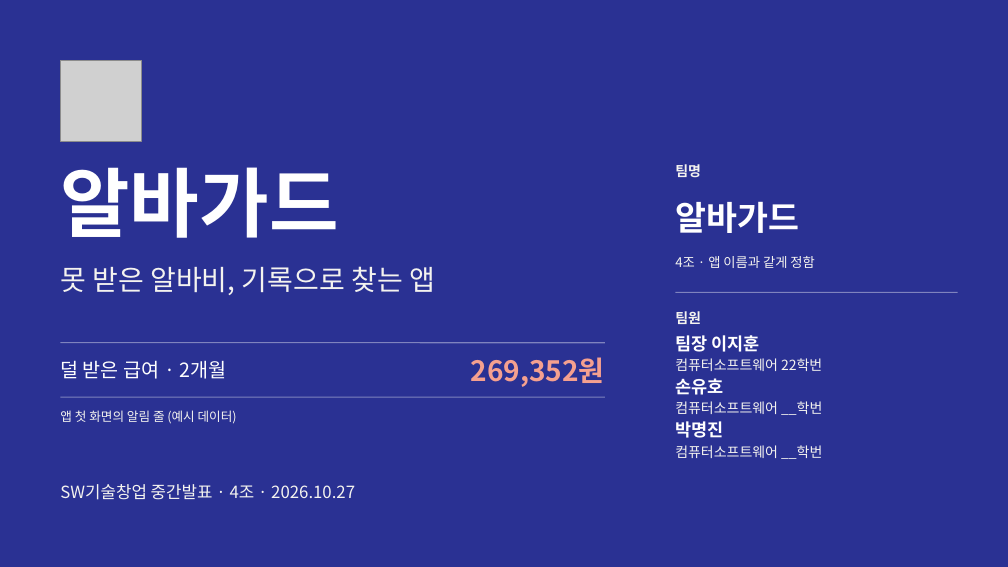
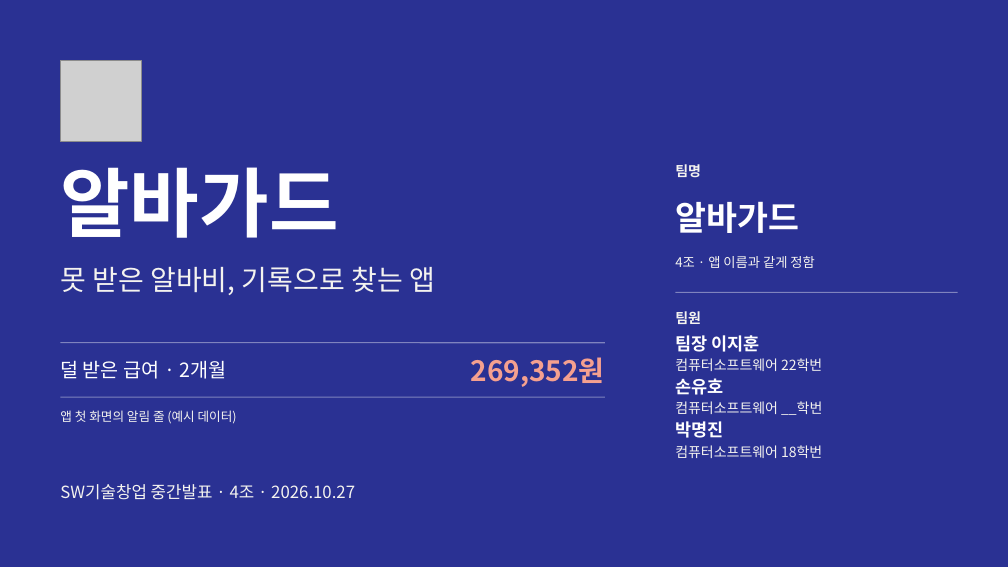
Before and after one commit to jihooni217/albaguard, a slide deck: slide 1 of docs/06_중간발표_PPT.pptx. Drawn at 1008x567 pixels with LibreOffice and Linux fonts; fonts in the diff are those of the drawing; grey boxes stand for pictures. Boxes give left, top, right and bottom in pixels: in the first picture for what was removed or moved away, otherwise in the second. Text is boxed around its words. In the diff, an @@ line names an element or a change of style, - is before the commit and + after.

```diff
--- a/docs/06_중간발표_PPT.pptx
+++ b/docs/06_중간발표_PPT.pptx
@@ text at [675,445,822,458]: text changed @@
-컴퓨터소프트웨어 __학번
+컴퓨터소프트웨어 18학번
```
Also in this commit, not shown: 5 other files.
